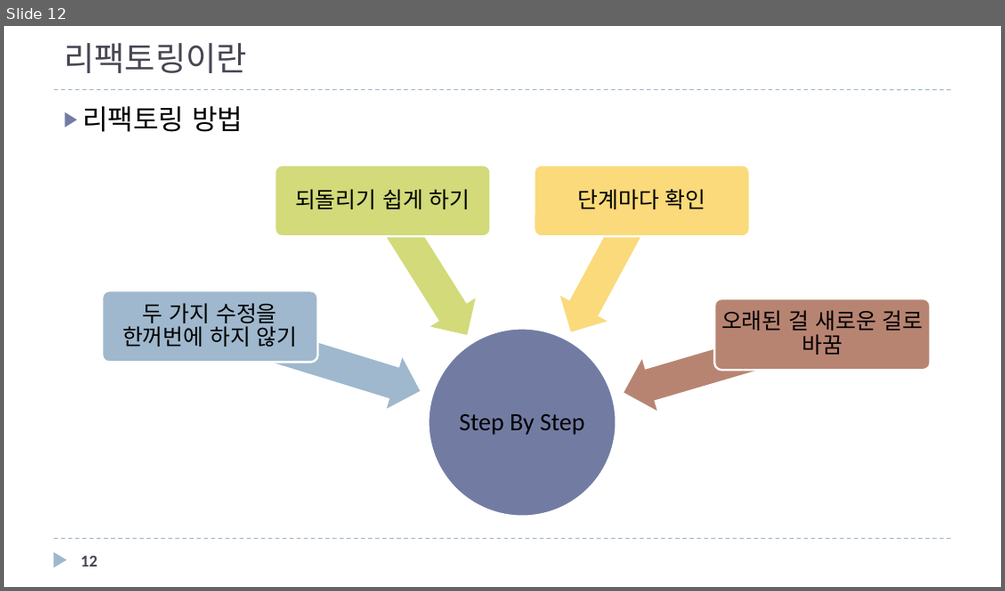
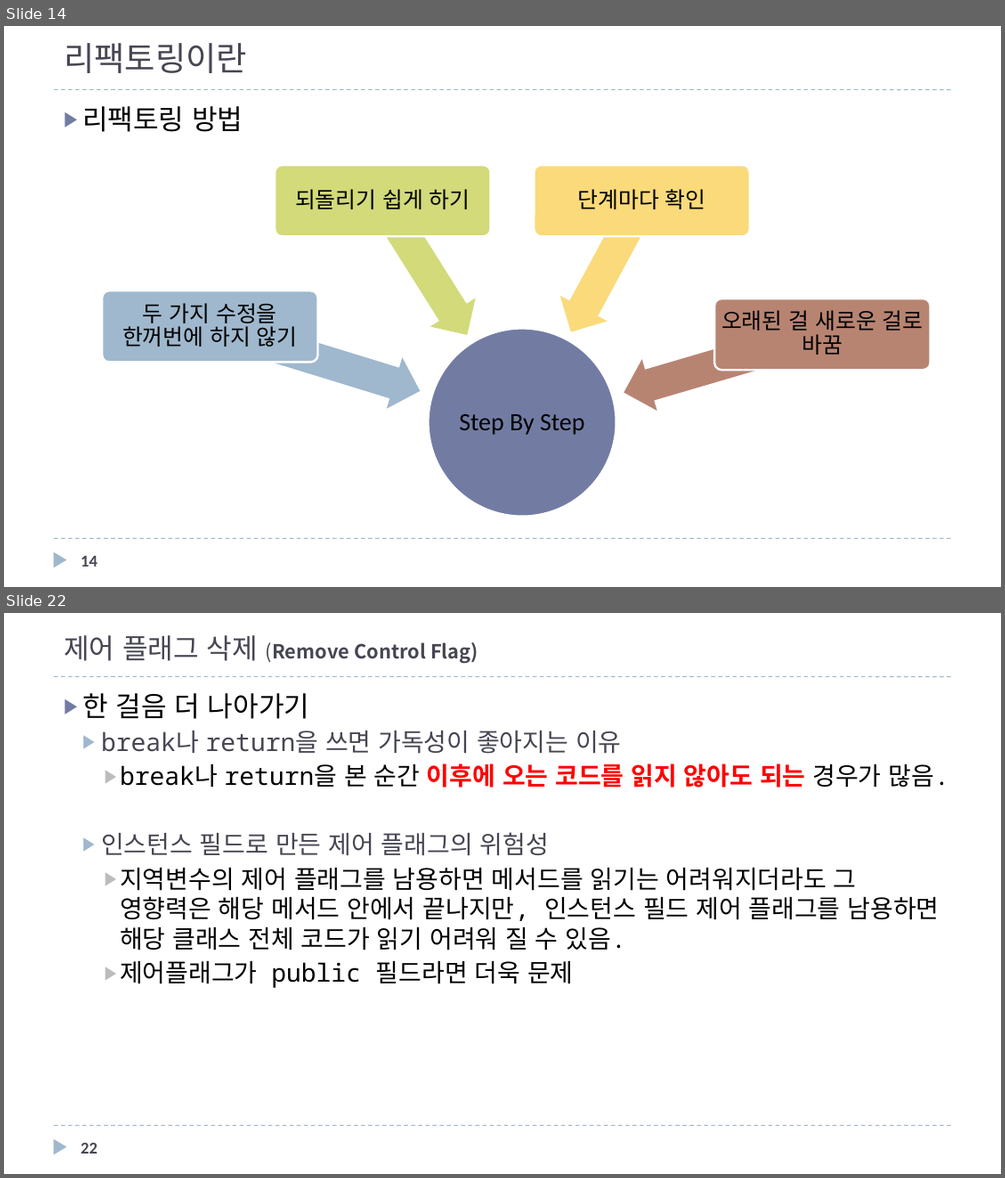
Before and after one commit to mkgungor/refactoring_java, a slide deck: ppt/자바로 배우는 리팩토링 입문.pptx. Shown one above the other, each under a label of ours: slide 12 before the commit, slides 14 and 22 after it; the slides between them are not shown. The pictures are 1005x591 and 1005x1178 pixels, drawn with LibreOffice and Linux fonts; fonts in the diff are those of the drawing. Boxes give left, top, right and bottom in pixels: in the first picture for what was removed or moved away, otherwise in the second. Text is boxed around its words. In the diff, an @@ line names an element or a change of style, - is before the commit and + after.

```diff
--- a/ppt/자바로 배우는 리팩토링 입문.pptx
+++ b/ppt/자바로 배우는 리팩토링 입문.pptx
@@ slide 22 added at box(4, 613, 1001, 1174), background #FFFFFF; not listed: 3 template elements that a slide beside it also shows @@
@@ title added at box(64, 635, 478, 664), 14 pt, text #464653, bold @@
+제어 플래그 삭제 (Remove Control Flag)
@@ text added at box(82, 693, 949, 988), 18 pt, text #000000 @@
+▶ 한 걸음 더 나아가기
+  ▶ break나 return을 쓰면 가독성이 좋아지는 이유
+    ▶ break나 return을 본 순간 이후에 오는 코드를 읽지 않아도 되는 경우가 많음.
+  ▶ 인스턴스 필드로 만든 제어 플래그의 위험성
+    ▶ 지역변수의 제어 플래그를 남용하면 메서드를 읽기는 어려워지더라도 그 영향력은 해당 메서드 안에서 끝나지만, 인스턴스 필드 제어 플래그를 남용하면 해당 클래스 전체 코드가 읽기 어려워 질 수 있음.
+    ▶ 제어플래그가 public 필드라면 더욱 문제
@@ page number added at box(81, 1143, 97, 1153), 12 pt, text #464653, bold @@
+22
@@ what was slide 12 is now slide 14 @@
@@ page number at box(81, 556, 97, 566): text changed @@
-12
+14
```
Also in this commit, not shown: 4 slides changed, 16 other slides added.
